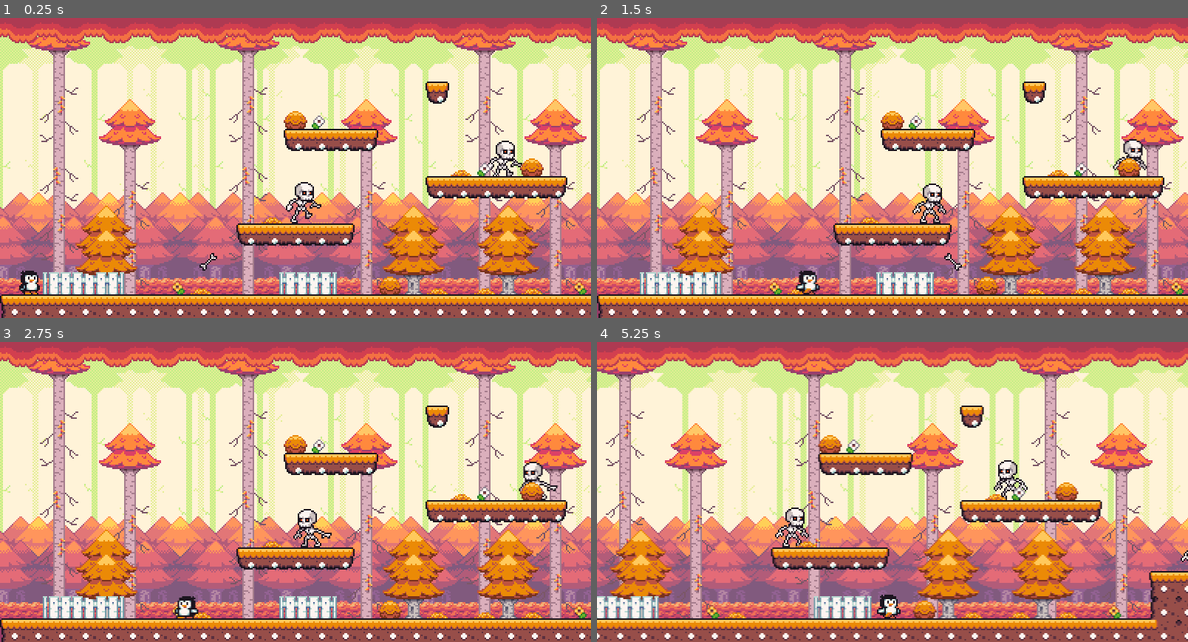
Above: before the commit, frames 1-4 (two rows, left to right).
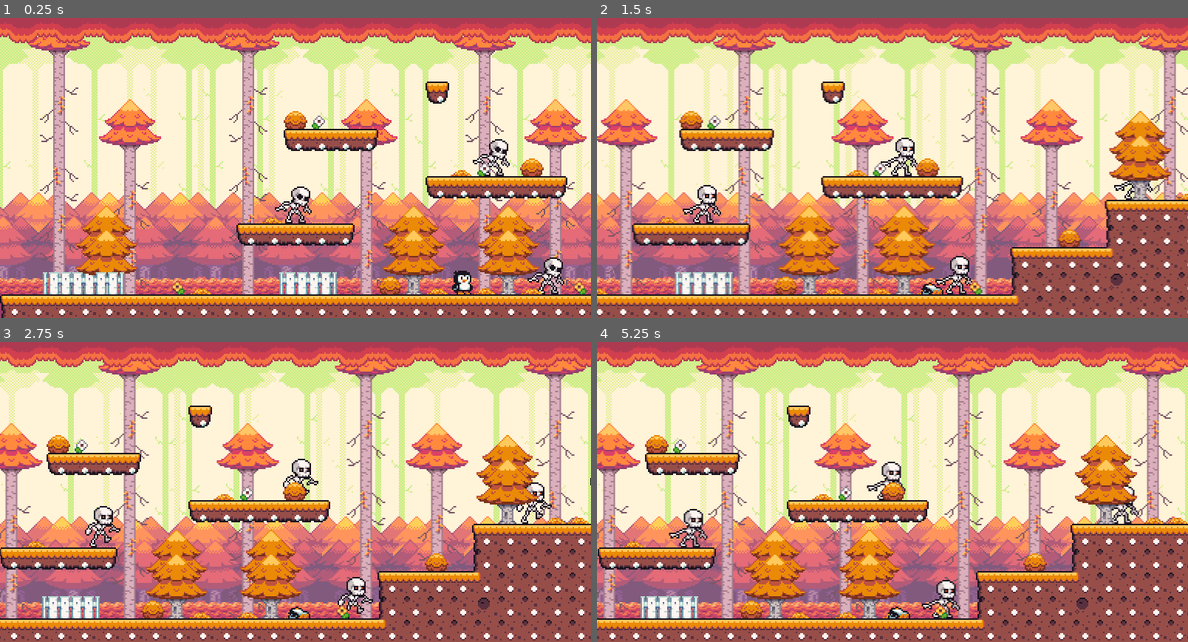
Above: after the commit, the same moments.

Repository: JohnAndante/plataforma-2d-rafael-forbeck
Game: Godot game, scene res://scenes/forest.tscn
Same seed, same stepped clock (60 frames per second), same inputs: the game is played once before the commit and once after it.
Inputs:
- Up to frame 1 (0.25 s): no input
- Up to frame 2 (1.5 s): hold D (right) from 0.53 s (still down); tap Shift (dash) at 0.6, 1.35 s; tap W (jump) at 0.77 s
- Up to frame 3 (2.75 s): tap W (jump) at 1.52 s; release D (right) at 2.03 s; hold A (left) from 2.03 s (still down); tap Shift (dash) at 2.1 s
- Up to frame 4 (5.25 s): release A (left) at 2.78 s; hold D (right) 2.78-4.28 s; tap Shift (dash) every 0.75 s from 2.85 to 5.1 s; tap W (jump) at 3.02, 3.77, 4.52 s; hold A (left) 4.28-5.03 s; hold D (right) from 5.03 s (still down)

The runs differ from the first frame. In frame 1, 1.8% of the frame differs, in the area x 3-96%, y 40-93%; in frame 2, 66%; in frame 3, 56%; in frame 4, 68%, in the area x 0-100%, y 1-100%.

Commit message:
Skeleton stop fix

Diff:
--- a/entities/skeleton.tscn
+++ b/entities/skeleton.tscn
@@ -240,6 +240,11 @@
 target_position = Vector2(14, 0)
 
 [node name="GroundDetector" type="RayCast2D" parent="."]
-position = Vector2(12, 5)
+position = Vector2(10, 1)
 rotation = 1.5707964
-target_position = Vector2(14, 0)
+target_position = Vector2(18, 0)
+
+[node name="TurnTimer" type="Timer" parent="."]
+one_shot = true
+
+[connection signal="timeout" from="TurnTimer" to="." method="_on_timer_timeout"]
--- a/project.godot
+++ b/project.godot
@@ -19,7 +19,6 @@
 
 window/size/viewport_width=400
 window/size/viewport_height=208
-window/size/mode=2
 window/stretch/mode="canvas_items"
 
 [global_group]
--- a/scenes/forest.tscn
+++ b/scenes/forest.tscn
@@ -13,7 +13,6 @@
 [ext_resource type="PackedScene" uid="uid://despiuhlr8mwn" path="res://entities/camera.tscn" id="9_jo4av"]
 [ext_resource type="PackedScene" uid="uid://bgh04hv32hap7" path="res://entities/level_end.tscn" id="12_64es3"]
 [ext_resource type="PackedScene" uid="uid://dny5mqo83ukir" path="res://entities/skeleton.tscn" id="13_dabdc"]
-[ext_resource type="PackedScene" uid="uid://chva8hy0xt52q" path="res://entities/spinning_bone.tscn" id="14_cf55d"]
 
 [sub_resource type="TileSetAtlasSource" id="TileSetAtlasSource_gwku7"]
 texture = ExtResource("3_jxvlp")
@@ -144,7 +143,7 @@
 tile_set = ExtResource("9_gwku7")
 
 [node name="Player" parent="." instance=ExtResource("1_e2knd")]
-position = Vector2(20, 184)
+position = Vector2(313, 178)
 
 [node name="Camera" parent="." instance=ExtResource("9_jo4av")]
 limit_top = 0
@@ -156,19 +155,13 @@
 next_level = "tropic"
 
 [node name="Skeleton" parent="." instance=ExtResource("13_dabdc")]
-position = Vector2(439, 143)
+position = Vector2(370, 176)
 
 [node name="Skeleton2" parent="." instance=ExtResource("13_dabdc")]
-position = Vector2(200, 128)
+position = Vector2(199, 128)
 
 [node name="Skeleton3" parent="." instance=ExtResource("13_dabdc")]
-position = Vector2(336, 97)
+position = Vector2(333, 96)
 
 [node name="Skeleton4" parent="." instance=ExtResource("13_dabdc")]
-position = Vector2(761, 176)
-
-[node name="Skeleton5" parent="." instance=ExtResource("13_dabdc")]
-position = Vector2(635, 81)
-
-[node name="SpinningBone" parent="." instance=ExtResource("14_cf55d")]
-position = Vector2(121, 170)
+position = Vector2(491, 112)
--- a/scripts/skeleton.gd
+++ b/scripts/skeleton.gd
@@ -5,20 +5,24 @@
 @onready var wall_detector_01: RayCast2D = $WallDetector01
 @onready var wall_detector_02: RayCast2D = $WallDetector02
 @onready var ground_detector: RayCast2D = $GroundDetector
+@onready var turn_timer: Timer = $TurnTimer
 
 const SPEED = 10 * 100
 const JUMP_VELOCITY = -400.0
+var will_turn := false
 
 enum SkeletonState {
 	walk,
 	dead,
+	idle,
 }
 
 var curr_status: SkeletonState
-var curr_direction:= Vector2.RIGHT
+var curr_direction := Vector2.RIGHT
 
 func _ready() -> void:
-	go_to_walk_state()
+	turn_timer.start()
+	go_to_idle_state()
 
 func _physics_process(delta: float) -> void:
 	if not is_on_floor():
@@ -29,6 +33,8 @@
 			walk_state(delta)
 		SkeletonState.dead:
 			dead_state(delta)
+		SkeletonState.idle:
+			idle_state(delta)
 
 	move_and_slide()
 
@@ -42,17 +48,47 @@
 	hitbox.process_mode = Node.PROCESS_MODE_DISABLED
 	velocity.x = 0
 
+func go_to_idle_state():
+	velocity.x = 0
+	curr_status = SkeletonState.idle
+	anim.play("idle")
+
 func walk_state(delta: float):
 	var direction := curr_direction.x
 	velocity.x = SPEED * direction * delta
 
-	if wall_detector_01.is_colliding() || wall_detector_02.is_colliding() || !ground_detector.is_colliding():
-		curr_direction.x *= -1
-		scale.x *= -1
+	if must_turn():
+		update_raycasts()
+		if must_turn():
+			will_turn = true
+			turn_timer.start()
+			go_to_idle_state()
+
 
 func dead_state(_delta: float):
+	pass
 
+func idle_state(_delta: float):
 	pass
 
 func take_damage():
 	go_to_dead_state()
+
+func turn_around():
+	curr_direction.x *= -1
+	scale.x *= -1
+
+func must_turn() -> bool:
+	return wall_detector_01.is_colliding() || wall_detector_02.is_colliding() || !ground_detector.is_colliding()
+
+func update_raycasts():
+	wall_detector_01.force_raycast_update()
+	wall_detector_02.force_raycast_update()
+	ground_detector.force_raycast_update()
+
+func _on_timer_timeout() -> void:
+	if curr_status == SkeletonState.idle:
+		if will_turn:
+			turn_around()
+			will_turn = false
+		go_to_walk_state()
Not shown: 1 places in scenes/forest.tscn that only renumber resources
